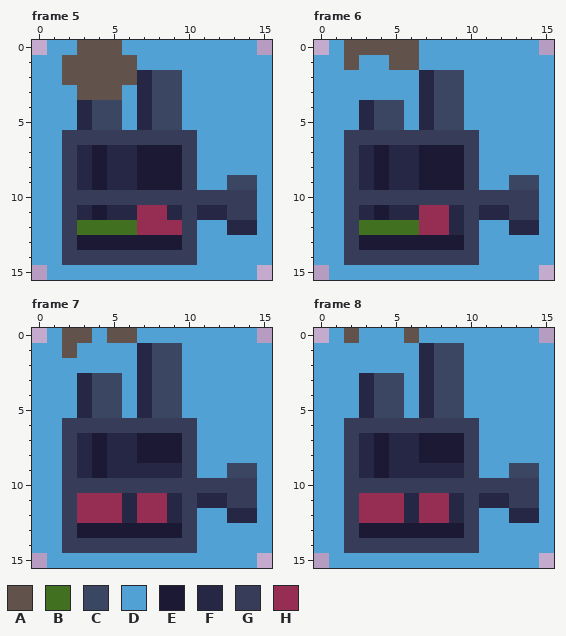
A pixel-art file gets an edit: Assets/Sprites/Factory.aseprite. Above, as it was before the edit.
16x16 pixels, 8 frames. Shown: frame 5, frame 6, frame 7, frame 8. The commit also changed other frames, which this record leaves out.
Visible layers, top first: "Smoke", "WindowGrill", "Products", "RightStack", "LeftStack", "Body", "Pump", "Bg".
Palette (. is transparent): A #61524b  B #417120  C #3b4663  D #52a1d5  E #1b1933  F #252745  G #373d59  H #962d52
Pixels before, frame 5, first column x 0:
 0 .DDAAADDDDDDDDD.
 1 DDAAAAADDDDDDDDD
 2 DDAAAAAFCCDDDDDD
 3 DDDAAADFCCDDDDDD
 4 DDDFCCDFCCDDDDDD
 5 DDDFCCDFCCDDDDDD
 6 DDGGGGGGGGGDDDDD
 7 DDGFEFFEEEGDDDDD
 8 DDGFEFFEEEGDDDDD
 9 DDGFEFFEEEGDDCCD
10 DDGGGGGGGGGGGGGD
11 DDGFEFFHHFGFFGGD
12 DDGBBBBHHHGDDFFD
13 DDGEEEEEEEGDDDDD
14 DDGGGGGGGGGDDDDD
15 .DDDDDDDDDDDDDD.
Pixels before, frame 6, first column x 0:
 0 .DAAAAADDDDDDDD.
 1 DDADDAADDDDDDDDD
 2 DDDDDDDFCCDDDDDD
 3 DDDDDDDFCCDDDDDD
 4 DDDFCCDFCCDDDDDD
 5 DDDFCCDFCCDDDDDD
 6 DDGGGGGGGGGDDDDD
 7 DDGFEFFEEEGDDDDD
 8 DDGFEFFEEEGDDDDD
 9 DDGFEFFEEEGDDCCD
10 DDGGGGGGGGGGGGGD
11 DDGFEFFHHFGFFGGD
12 DDGBBBBHHFGDDFFD
13 DDGEEEEEEEGDDDDD
14 DDGGGGGGGGGDDDDD
15 .DDDDDDDDDDDDDD.
Pixels before, frame 7, first column x 0:
 0 .DAADAADDDDDDDD.
 1 DDADDDDFCCDDDDDD
 2 DDDDDDDFCCDDDDDD
 3 DDDFCCDFCCDDDDDD
 4 DDDFCCDFCCDDDDDD
 5 DDDFCCDFCCDDDDDD
 6 DDGGGGGGGGGDDDDD
 7 DDGFEFFEEEGDDDDD
 8 DDGFEFFEEEGDDDDD
 9 DDGFEFFFFFGDDCCD
10 DDGGGGGGGGGGGGGD
11 DDGHHHFHHFGFFGGD
12 DDGHHHFHHFGDDFFD
13 DDGEEEEEEEGDDDDD
14 DDGGGGGGGGGDDDDD
15 .DDDDDDDDDDDDDD.
Pixels before, frame 8, first column x 0:
 0 .DADDDADDDDDDDD.
 1 DDDDDDDFCCDDDDDD
 2 DDDDDDDFCCDDDDDD
 3 DDDFCCDFCCDDDDDD
 4 DDDFCCDFCCDDDDDD
 5 DDDFCCDFCCDDDDDD
 6 DDGGGGGGGGGDDDDD
 7 DDGFEFFEEEGDDDDD
 8 DDGFEFFEEEGDDDDD
 9 DDGFEFFFFFGDDCCD
10 DDGGGGGGGGGGGGGD
11 DDGHHHFHHFGFFGGD
12 DDGHHHFHHFGDDFFD
13 DDGEEEEEEEGDDDDD
14 DDGGGGGGGGGDDDDD
15 .DDDDDDDDDDDDDD.
And afterwards:
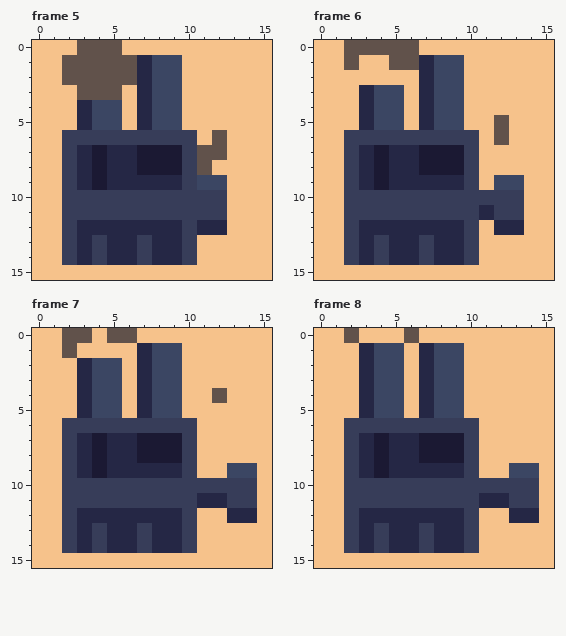
Diff:
Colour D changes from #52a1d5 to #f6c28b.
Frame 5:
Colour A replaces colour D in row 6 at x 12; in row 7 at x 11 to 12; in row 8 at x 11.
Colour C replaces colour D in row 1 at x 8 to 9; in row 9 at x 11 to 12.
Colour D is added in row 0 at x 0 and 15; in row 15 at x 0 and 15.
Colour D replaces colour C in row 9 at x 13 to 14.
Colour D replaces colour F in row 12 at x 13 to 14.
Colour D replaces colour G in rows 10 to 11 at x 13 to 14.
Colour F replaces colour B in row 12 at x 3 to 6.
Colour F replaces colour D in row 1 at x 7; in row 12 at x 11 to 12.
Colour F replaces colour E in row 9 at x 7 to 9; in row 13 at x 3, 5 to 6 and 8 to 9.
Colour F replaces colour G in row 14 at x 3, 5 to 6 and 8 to 9.
Colour F replaces colour H in row 12 at x 7 to 9.
Colour G replaces colour E in row 11 at x 4; in row 13 at x 4 and 7.
Colour G replaces colour F in row 11 at x 3, 5 to 6, 9 and 11 to 12.
Colour G replaces colour H in row 11 at x 7 to 8.
Frame 6:
Colour A replaces colour D in rows 5 to 6 at x 12.
Colour C replaces colour D in row 1 at x 8 to 9; in row 3 at x 4 to 5; in row 9 at x 12.
Colour D is added in row 0 at x 0 and 15; in row 15 at x 0 and 15.
Colour D replaces colour C in row 9 at x 14.
Colour D replaces colour F in row 12 at x 14.
Colour D replaces colour G in rows 10 to 11 at x 14.
Colour F replaces colour B in row 12 at x 3 to 6.
Colour F replaces colour D in row 1 at x 7; in row 3 at x 3; in row 12 at x 12.
Colour F replaces colour E in row 9 at x 7 to 9; in row 13 at x 3, 5 to 6 and 8 to 9.
Colour F replaces colour G in row 14 at x 3, 5 to 6 and 8 to 9.
Colour F replaces colour H in row 12 at x 7 to 8.
Colour G replaces colour E in row 11 at x 4; in row 13 at x 4 and 7.
Colour G replaces colour F in row 11 at x 3, 5 to 6, 9 and 12.
Colour G replaces colour H in row 11 at x 7 to 8.
Frame 7:
Colour A replaces colour D in row 4 at x 12.
Colour C replaces colour D in row 2 at x 4 to 5.
Colour D is added in row 0 at x 0 and 15; in row 15 at x 0 and 15.
Colour F replaces colour D in row 2 at x 3.
Colour F replaces colour E in row 13 at x 3, 5 to 6 and 8 to 9.
Colour F replaces colour G in row 14 at x 3, 5 to 6 and 8 to 9.
Colour F replaces colour H in row 12 at x 3 to 5 and 7 to 8.
Colour G replaces colour E in row 13 at x 4 and 7.
Colour G replaces colour F in row 11 at x 6 and 9.
Colour G replaces colour H in row 11 at x 3 to 5 and 7 to 8.
Frame 8, layers "WindowGrill", "LeftStack", "Bg":
Colour C replaces colour D in rows 1 to 2 at x 4 to 5.
Colour D is added in row 0 at x 0 and 15; in row 15 at x 0 and 15.
Colour F replaces colour D in rows 1 to 2 at x 3.
Colour F replaces colour E in row 13 at x 3, 5 to 6 and 8 to 9.
Colour F replaces colour G in row 14 at x 3, 5 to 6 and 8 to 9.
Colour F replaces colour H in row 12 at x 3 to 5 and 7 to 8.
Colour G replaces colour E in row 13 at x 4 and 7.
Colour G replaces colour F in row 11 at x 6 and 9.
Colour G replaces colour H in row 11 at x 3 to 5 and 7 to 8.
Changed places in both pictures, as pixel boxes (x1, y1, x2, y2):
changed: (32, 40, 272, 280)
changed: (314, 40, 554, 280)
changed: (32, 328, 272, 568)
changed: (314, 328, 554, 568)
